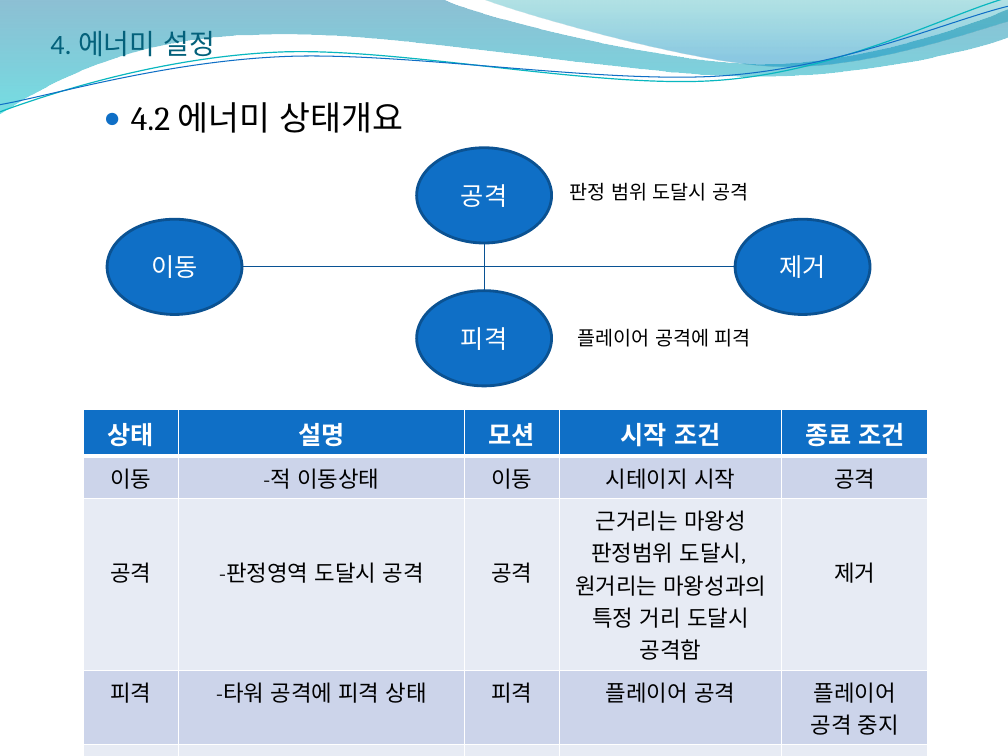
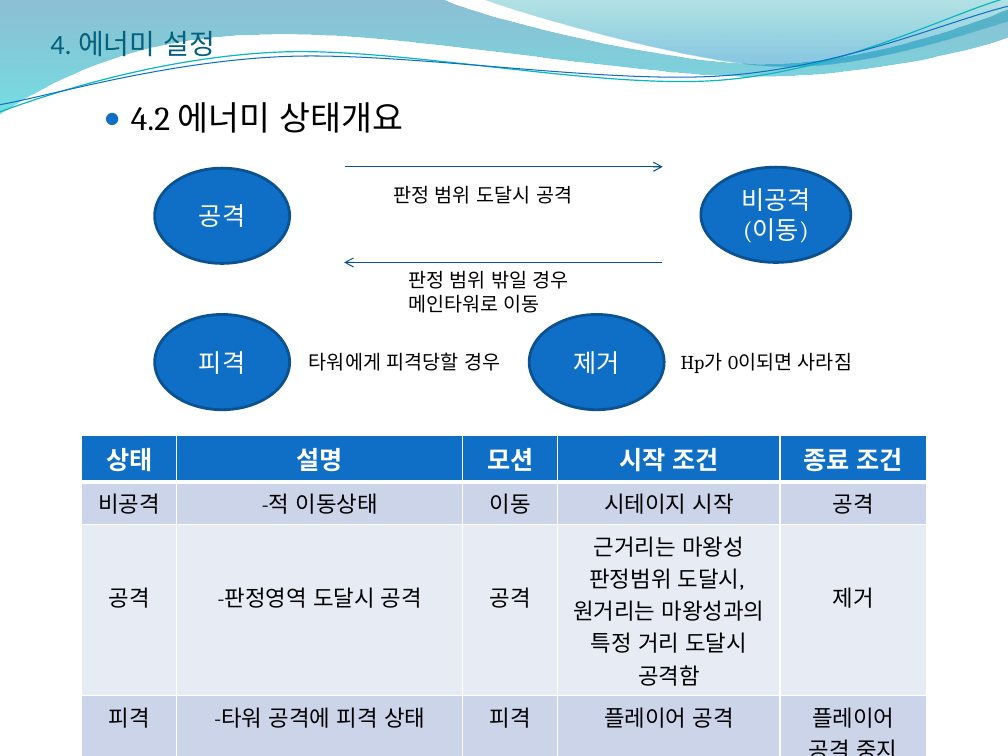
Before and after one commit to gunsct/final_project, a slide deck: slide 11 of Defense Heroes/졸작 기획서/용사를 막아라!-기획서.pptx. Drawn at 1008x756 pixels with LibreOffice and Linux fonts; fonts in the diff are those of the drawing; background and template pictures are left out. Boxes give left, top, right and bottom in pixels: in the first picture for what was removed or moved away, otherwise in the second. Text is boxed around its words. In the diff, an @@ line names an element or a change of style, - is before the commit and + after.

```diff
--- a/Defense Heroes/졸작 기획서/용사를 막아라!-기획서.pptx
+++ b/Defense Heroes/졸작 기획서/용사를 막아라!-기획서.pptx
@@ ellipse "공격": place and size @@
-ellipse "공격" at (416, 148, 551, 243)
+ellipse "공격" at (155, 168, 290, 263)
@@ arrow added from (346, 166) to (662, 166), #095295 0.75 pt @@
@@ text "판정 범위 도달시 공격": place and size @@
-text "판정 범위 도달시 공격" at (569, 182, 748, 201)
+text "판정 범위 도달시 공격" at (393, 185, 572, 204)
@@ ellipse added at (701, 167, 851, 262), fill #0F6FC6, outline #0B5292 2 pt, 18 pt, text #FFFFFF @@
+비공격
+(이동)
@@ ellipse removed at (107, 220, 242, 314) @@
-이동
@@ line moved from (242, 267) - (735, 267) to (661, 262) - (344, 262) @@
@@ line (661, 262) - (344, 262): line to arrow @@
@@ line removed from (484, 243) to (484, 290) @@
@@ text at (408, 270, 569, 313): text changed @@
-플레이어 공격에 피격
+판정 범위 밖일 경우
+메인타워로 이동
@@ ellipse "피격": place and size @@
-ellipse "피격" at (416, 290, 551, 385)
+ellipse "피격" at (155, 314, 290, 409)
@@ ellipse "제거": place and size @@
-ellipse "제거" at (735, 220, 870, 314)
+ellipse "제거" at (529, 314, 664, 409)
@@ text added at (309, 352, 500, 371), 14 pt, text #000000 @@
+타워에게 피격당할 경우
@@ text added at (681, 352, 852, 373), 14 pt, text #000000 @@
+Hp가 0이되면 사라짐
@@ table at (82, 435, 924, 756) @@
-row 2, column 1: 이동
+row 2, column 1: 비공격
@@ table: place and size @@
-table at (84, 409, 926, 739)
+table at (82, 435, 924, 756)
```
Also in this commit, not shown: 2 other slides changed, 2 slides added, 8 other files.
